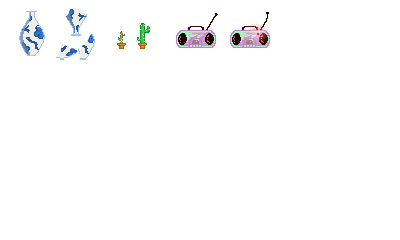
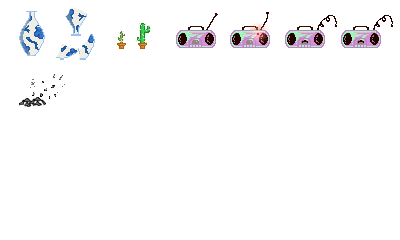
Two versions of the same layered image (400 × 240). Layer-by-layer changes:
added group "cendres" (1st of 2) with 3 layers above "radio" over box(19, 74, 65, 107)
added layer "cendres copie" in group "cendres" over box(29, 74, 65, 106)
added layer "cendres" (2nd of 2, in "cendres") in group "cendres" over box(19, 98, 36, 107)
added group "radio icassée 2" with 3 layers in group "radio" over box(341, 13, 393, 48)
added layer "Calque 34" (2nd of 4, in "radio" › "radio icassée 2") in group "radio icassée 2" over box(343, 13, 393, 46)
added layer "Calque 32" (2nd of 4, in "radio" › "radio icassée 2") in group "radio icassée 2" over box(341, 30, 381, 48)
added layer "Calque 33" (2nd of 4, in "radio" › "radio icassée 2") in group "radio icassée 2" over box(342, 31, 380, 48)
added group "radio icassée" with 3 layers in group "radio" over box(285, 13, 337, 48)
added layer "Calque 34" (3rd of 4, in "radio" › "radio icassée") in group "radio icassée" over box(287, 13, 337, 46)
added layer "Calque 32" (3rd of 4, in "radio" › "radio icassée") in group "radio icassée" over box(285, 30, 325, 48)
added layer "Calque 33" (3rd of 4, in "radio" › "radio icassée") in group "radio icassée" over box(286, 31, 324, 48)
